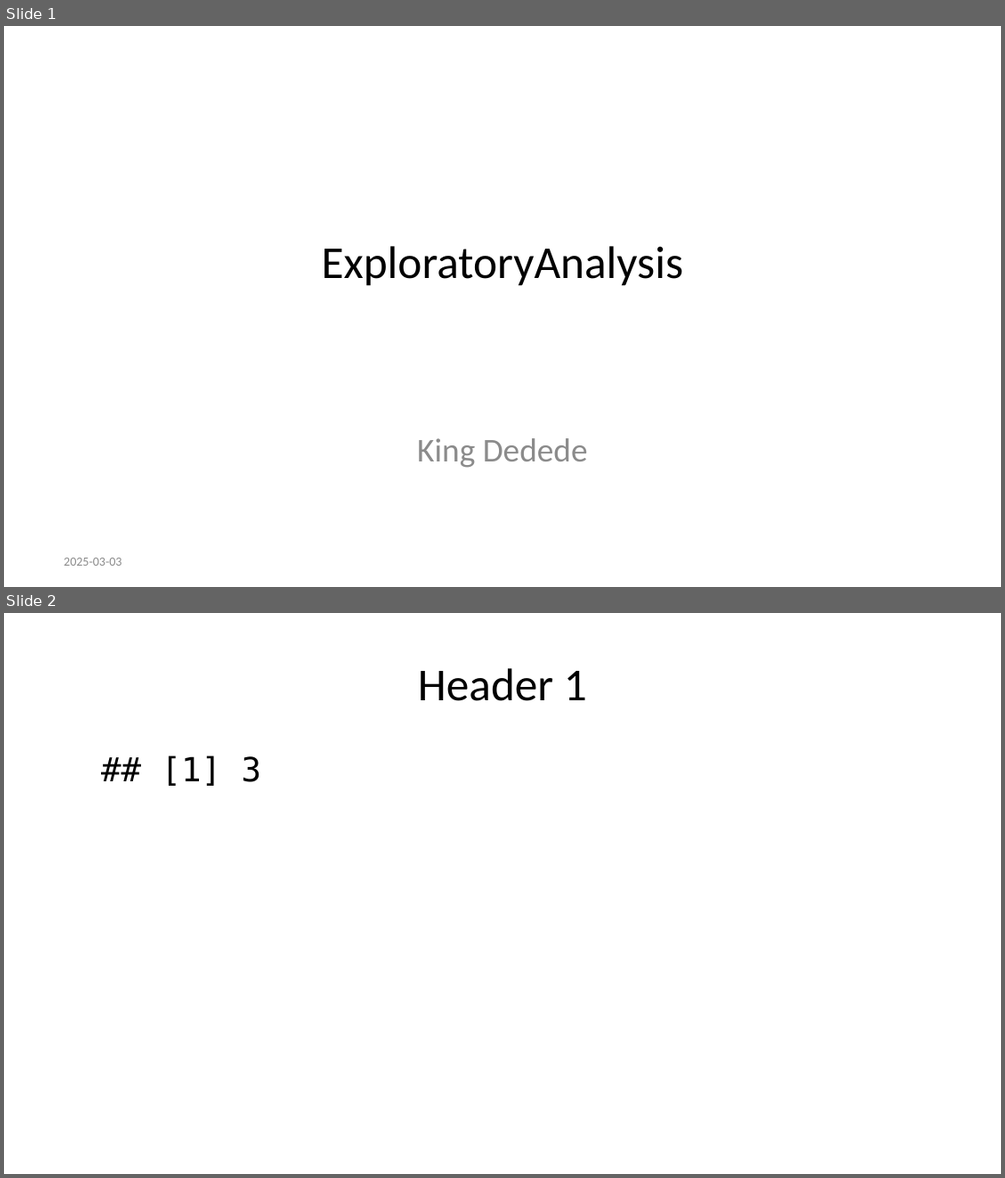
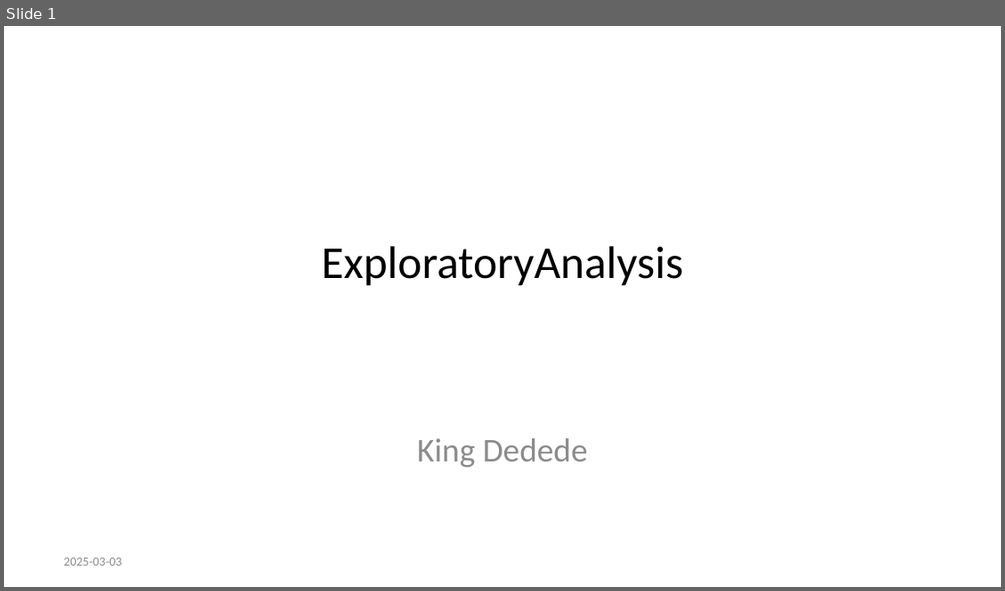
Before and after one commit to HendersonAR/Capstone, a slide deck: PresentationDeck1.pptx. Shown one above the other, each under a label of ours: slides 1 and 2 before the commit, slide 1 after it. The pictures are 1005x1178 and 1005x591 pixels, drawn with LibreOffice and Linux fonts; fonts in the diff are those of the drawing. Boxes give left, top, right and bottom in pixels: in the first picture for what was removed or moved away, otherwise in the second. Text is boxed around its words. In the diff, an @@ line names an element or a change of style, - is before the commit and + after.

```diff
--- a/PresentationDeck1.pptx
+++ b/PresentationDeck1.pptx
@@ slide 2 removed at [4,613,1001,1174], background #FFFFFF @@
@@ title removed at [418,668,587,701] @@
-Header 1
@@ text removed at [162,755,261,786] @@
-## [1] 3
```
Also in this commit, not shown: 3 slides added, 1 other file.
